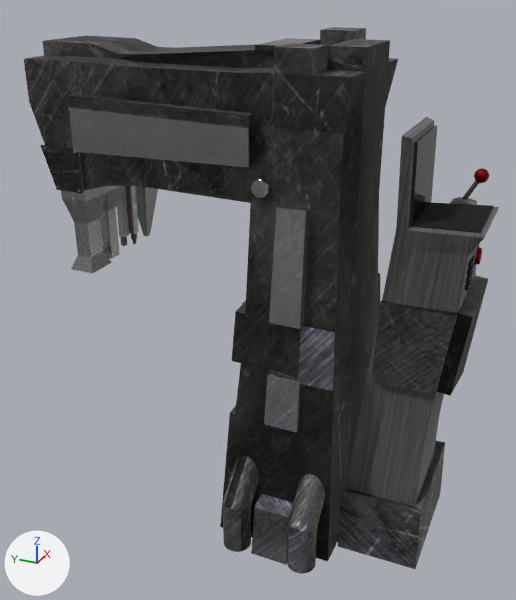
Before and after pictures for a commit that changed the Blender file 3dmodels/MachineDesign.blend.
The view is the same before and after, from a camera (50 mm lens) standing at (-6.7, -2.34, 5.72) and looking at (-0.06, 0.65, 2.4). Arrows for +X, +Y and +Z are at lower left; the lights stay in place.

In view in the first picture: 'HammerTool', 'Machine', 'SpiralTool'.
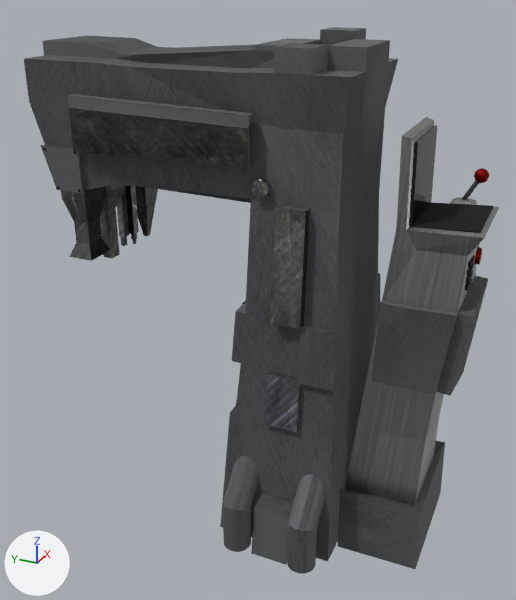
Where the newer file only moved an object's origin or applied its transform, the numbers keep the older frame.

Changed parts and their boxes [x1, y1, x2, y2] in the pictures (516 x 600 px):
'Machine', recoloured, surface changed (black to grey): [24, 29, 497, 574] in both
'HammerTool', recoloured, moved (grey to black): before [71, 218, 112, 273]; after [70, 218, 111, 261]
'SpiralTool', recoloured (grey to black): [137, 202, 156, 236] in both

Diff of the bpy script that builds the scene:
```diff
--- a/3dmodels/MachineDesign.blend.py
+++ b/3dmodels/MachineDesign.blend.py
@@ img_metal_texture_3_jpg @@
+img_metal_texture_3_jpg = load_image('metal_texture_3.jpg', 'metal_texture_3.jpg', 2000, 1333, 'sRGB')
@@ mat_material_008 @@
 mat_material_008 = bpy.data.materials.new('Material.008')
-# nodes: BsdfPrincipled, Mix, OutputMaterial, TexImage
-# colours: white #e7e7e7
+# nodes: BsdfPrincipled, OutputMaterial, TexImage
 # uses the picture img_iron_texture_jpg
@@ mat_material_001 @@
 n1 = _N.new('ShaderNodeBsdfPrincipled'); n1.name = 'Principled BSDF'
 n1.inputs[1].default_value = 1.0  # 'Metallic'
-n1.inputs[2].default_value = 1.0  # 'Roughness'
+n1.inputs[2].default_value = 0.431  # 'Roughness'
+n1.inputs[8].default_value = 1.0  # 'Subsurface Weight'
+n1.inputs[10].default_value = 0.09  # 'Subsurface Scale'
 n1.inputs[13].default_value = 0.0  # 'Specular IOR Level'
@@ mat_material_001 @@
 n2 = _N.new('ShaderNodeTexImage'); n2.name = 'Image Texture'
 n2.image = img_metal_texture_png
+n3 = _N.new('ShaderNodeMix'); n3.name = 'Mix'
+n3.data_type = 'RGBA'
+n3.inputs[0].default_value = 0.09  # 'Factor'
+n3.inputs[7].default_value = (1.0, 1.0, 1.0, 1.0)  # 'B', white #ffffff
 _L.new(n1.outputs[0], n0.inputs[0])  # 'BSDF' to 'Surface'
-_L.new(n2.outputs[0], n1.inputs[0])  # 'Color' to 'Base Color'
+_L.new(n2.outputs[0], n3.inputs[6])  # 'Color' to 'A'
+_L.new(n3.outputs[2], n1.inputs[0])  # 'Result' to 'Base Color'
@@ mat_machine @@
 mat_machine = principled_material('machine')
-mat_machine.texture = img_iron_texture_jpg
-mat_machine.metallic = 0.91
-mat_machine.roughness = 0.618
+mat_machine.texture = img_metal_texture_3_jpg
+mat_machine.roughness = 0.825
+mat_machine.specular_ior_level = 0.438
@@ ob_hammertool @@
 ob_hammertool = bpy.data.objects.new('HammerTool', me_bolt_001)
-ob_hammertool.location = (-0.58, 2.48, 2.9)
-ob_hammertool.delta_location = (0.0, 0.0, 0.0084)
+ob_hammertool.location = (-0.58, 2.48, 3.06)
 ob_hammertool.rotation_euler = (0.0, -1.571, 0.0)  # degrees (0, -90, 0)
```
